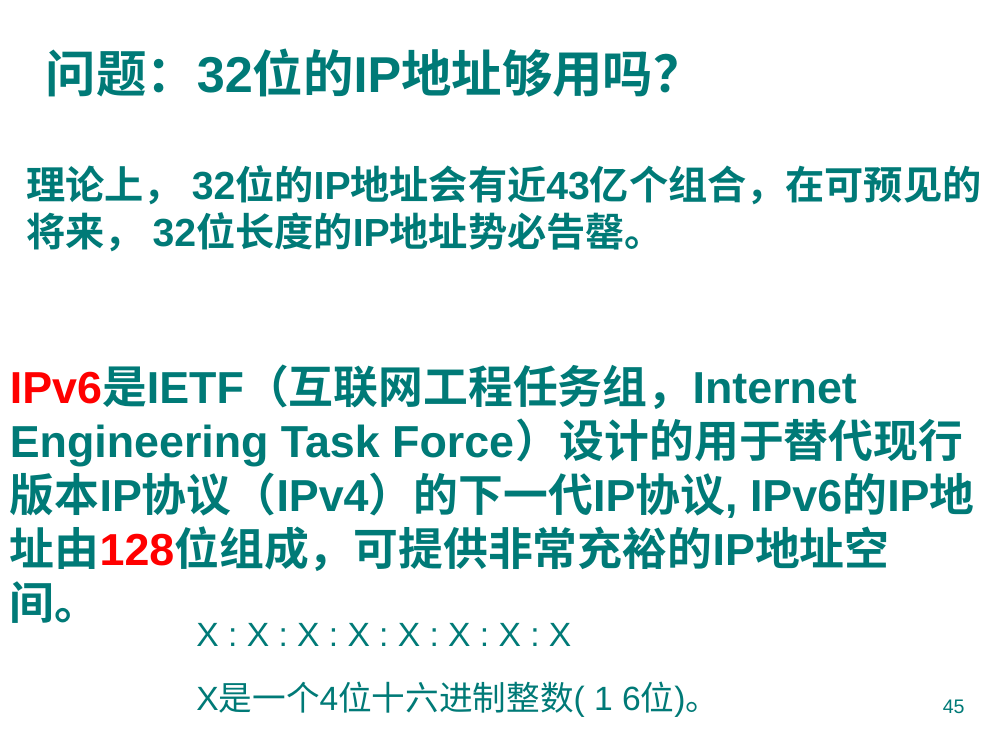
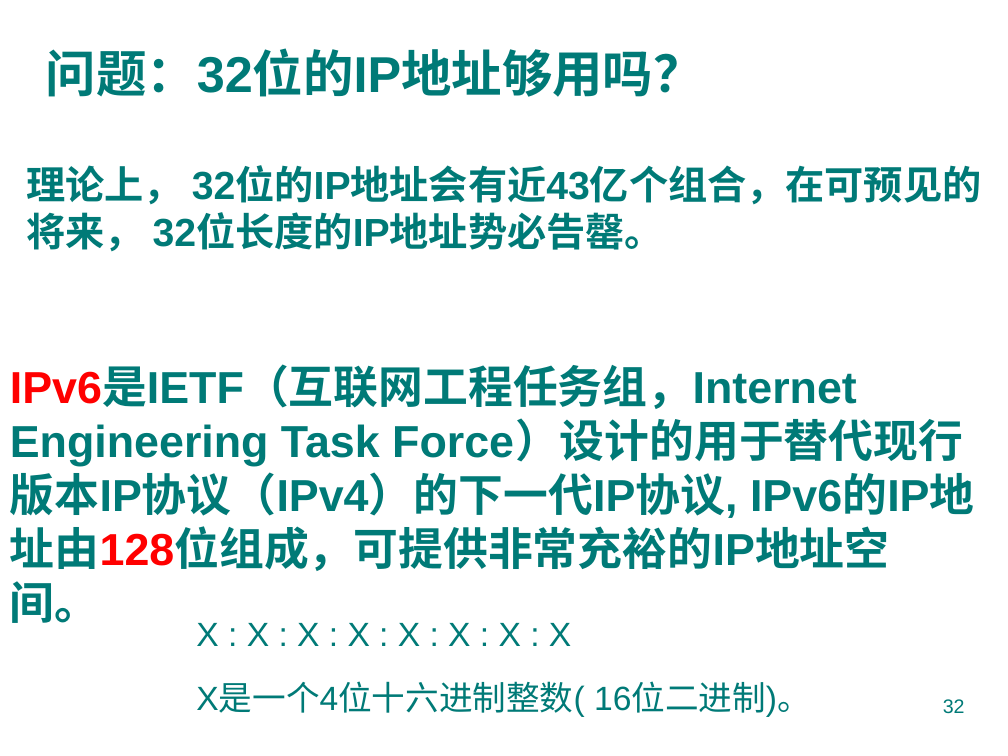
Before and after one commit to jtrfid/C-Repositories, a slide deck: slide 32 of 2016/计算机导论/pptx/5. 计算机网络入门.pptx (slide 45 before the commit). Drawn at 1008x756 pixels with LibreOffice and Linux fonts; fonts in the diff are those of the drawing; background and template pictures are left out. Boxes give left, top, right and bottom in pixels: in the first picture for what was removed or moved away, otherwise in the second. Text is boxed around its words. In the diff, an @@ line names an element or a change of style, - is before the commit and + after.

```diff
--- a/2016/计算机导论/pptx/5. 计算机网络入门.pptx
+++ b/2016/计算机导论/pptx/5. 计算机网络入门.pptx
@@ text at (196,683,811,717): text changed @@
-X是一个4位十六进制整数( 1 6位)。
+X是一个4位十六进制整数( 16位二进制)。
@@ page number at (943,699,965,714): text changed @@
-45
+32
```
Also in this commit, not shown: 3 other slides changed, 15 slides removed.
